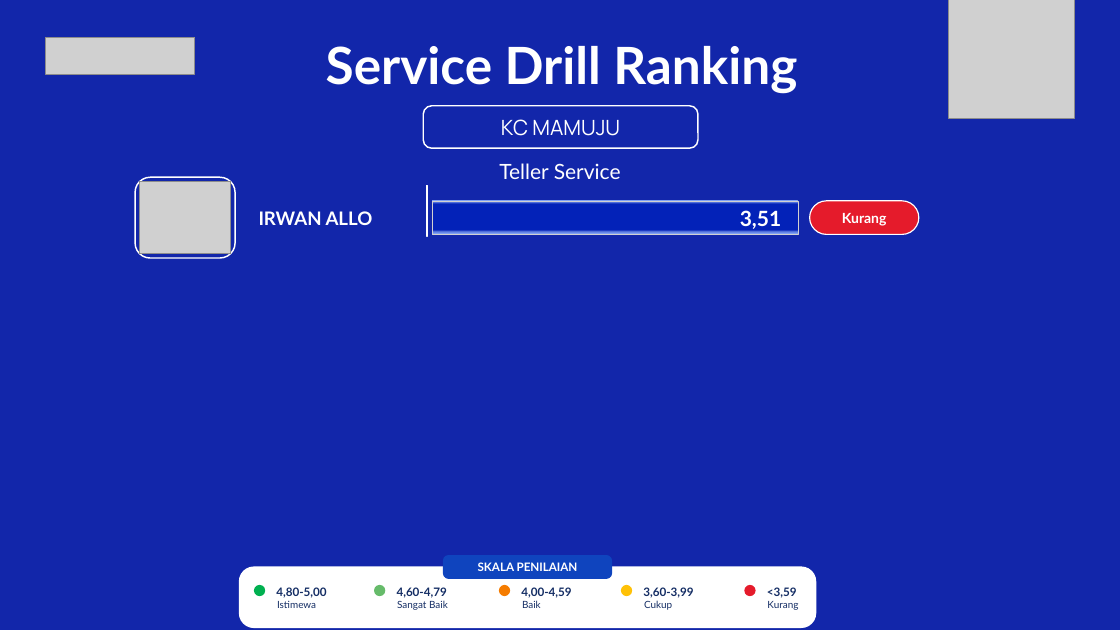
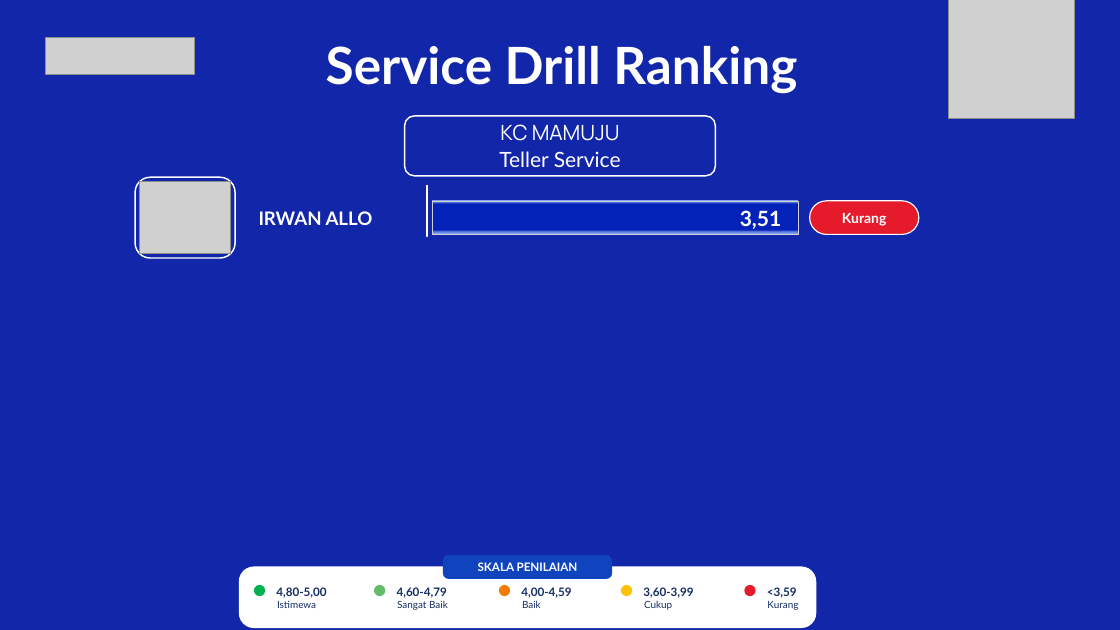
Before and after one commit to hengkiyudijanto/btn-sip, a slide deck: slide 2 of ranking-prod.pptx. Drawn at 1120x630 pixels with LibreOffice and Linux fonts; fonts in the diff are those of the drawing; grey boxes stand for pictures; background and template pictures are left out. Boxes give left, top, right and bottom in pixels: in the first picture for what was removed or moved away, otherwise in the second. Text is boxed around its words. In the diff, an @@ line names an element or a change of style, - is before the commit and + after.

```diff
--- a/ranking-prod.pptx
+++ b/ranking-prod.pptx
@@ text "KC MAMUJU": place and size @@
-text "KC MAMUJU" at <box>501,119,620,136</box>
+text "KC MAMUJU" at <box>500,124,620,141</box>
@@ rounded rectangle: place and size @@
-rounded rectangle at <box>423,106,698,149</box>
+rounded rectangle at <box>405,116,716,176</box>
@@ rounded rectangle at <box>405,116,716,176</box>: proportions changed @@
@@ text "Teller Service": place and size @@
-text "Teller Service" at <box>499,163,621,179</box>
+text "Teller Service" at <box>499,151,621,167</box>
```
Also in this commit, not shown: 1 other slide changed, 6 other files.
